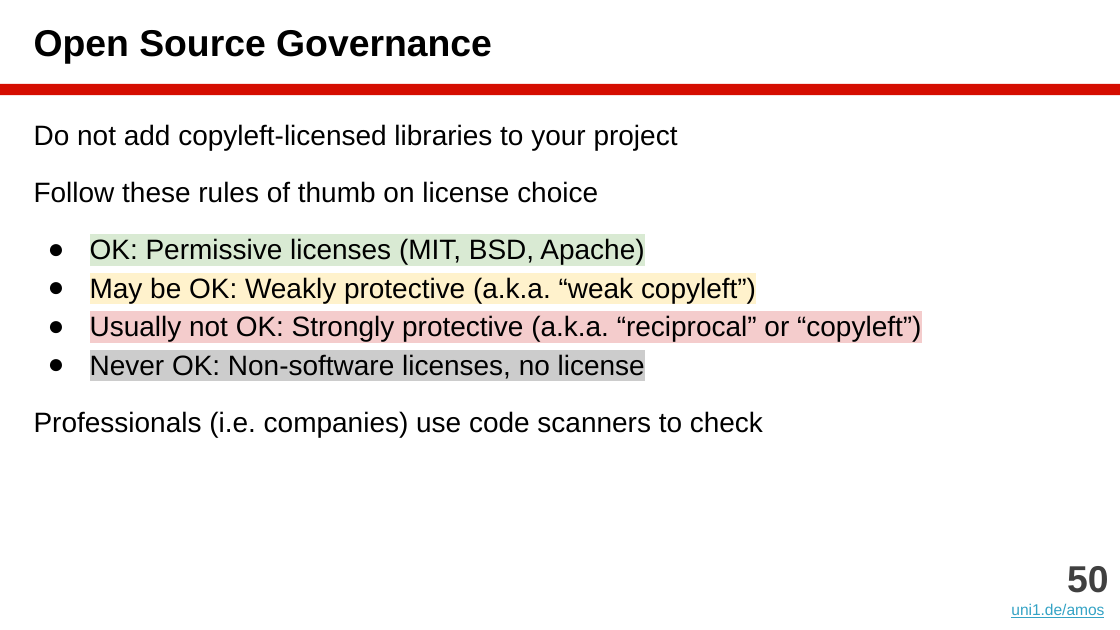
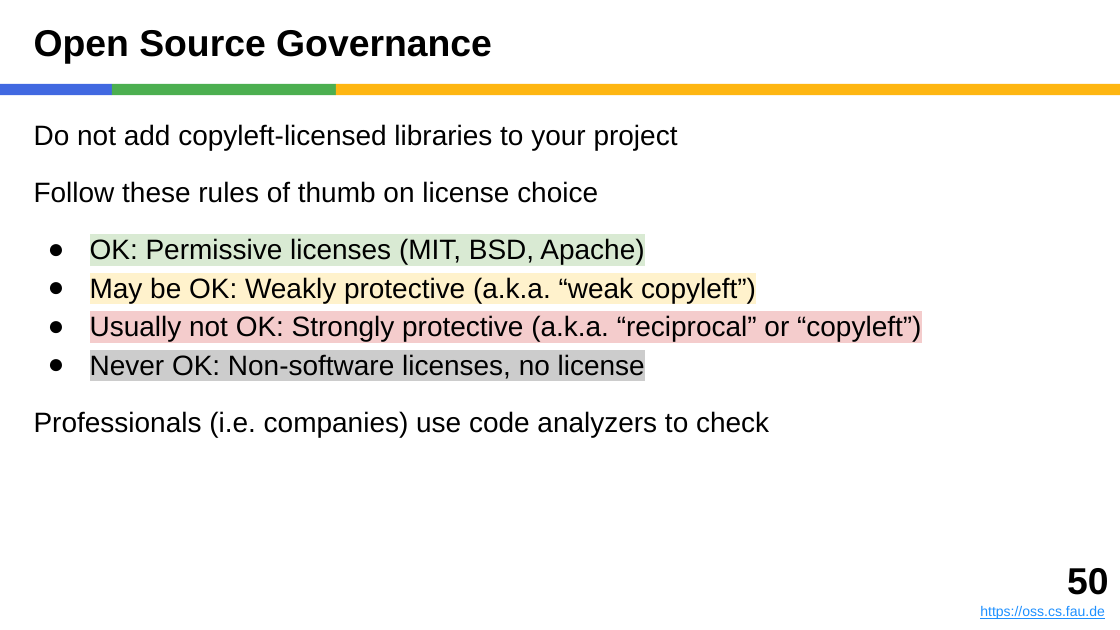
Before and after one commit to dirkriehle/amos-course, a slide deck: slide 50 of Lecture slides/AMOS B01 - Team and Tools.pptx. Drawn at 1120x630 pixels with LibreOffice and Linux fonts; fonts in the diff are those of the drawing. Boxes give left, top, right and bottom in pixels: in the first picture for what was removed or moved away, otherwise in the second. Text is boxed around its words. In the diff, an @@ line names an element or a change of style, - is before the commit and + after.

```diff
--- a/Lecture slides/AMOS B01 - Team and Tools.pptx
+++ b/Lecture slides/AMOS B01 - Team and Tools.pptx
@@ rectangle added at <box>0,84,112,95</box>, fill #4169E1 @@
@@ rectangle added at <box>112,84,336,95</box>, fill #4CAF50 @@
@@ rectangle: place and size @@
-rectangle at <box>0,84,1120,95</box>
+rectangle at <box>336,84,1120,95</box>
@@ rectangle at <box>336,84,1120,95</box>: fill #D50D01 to #FEB612 @@
@@ text at <box>34,411,769,437</box>: text changed @@
-Professionals (i.e. companies) use code scanners to check
+Professionals (i.e. companies) use code analyzers to check
@@ text: place and size @@
-text at <box>1011,566,1108,618</box>
+text at <box>980,568,1108,619</box>
@@ text at <box>1067,568,1108,595</box>: text colour #404040 to #000000 in "50" @@
@@ text at <box>980,606,1105,619</box>: text changed; size 10 to 9 pt; text colour #34A3C5 to #1E90FF @@
-uni1.de/amos
+https://oss.cs.fau.de
```
Also in this commit, not shown: 57 other slides changed, 6 other files.
